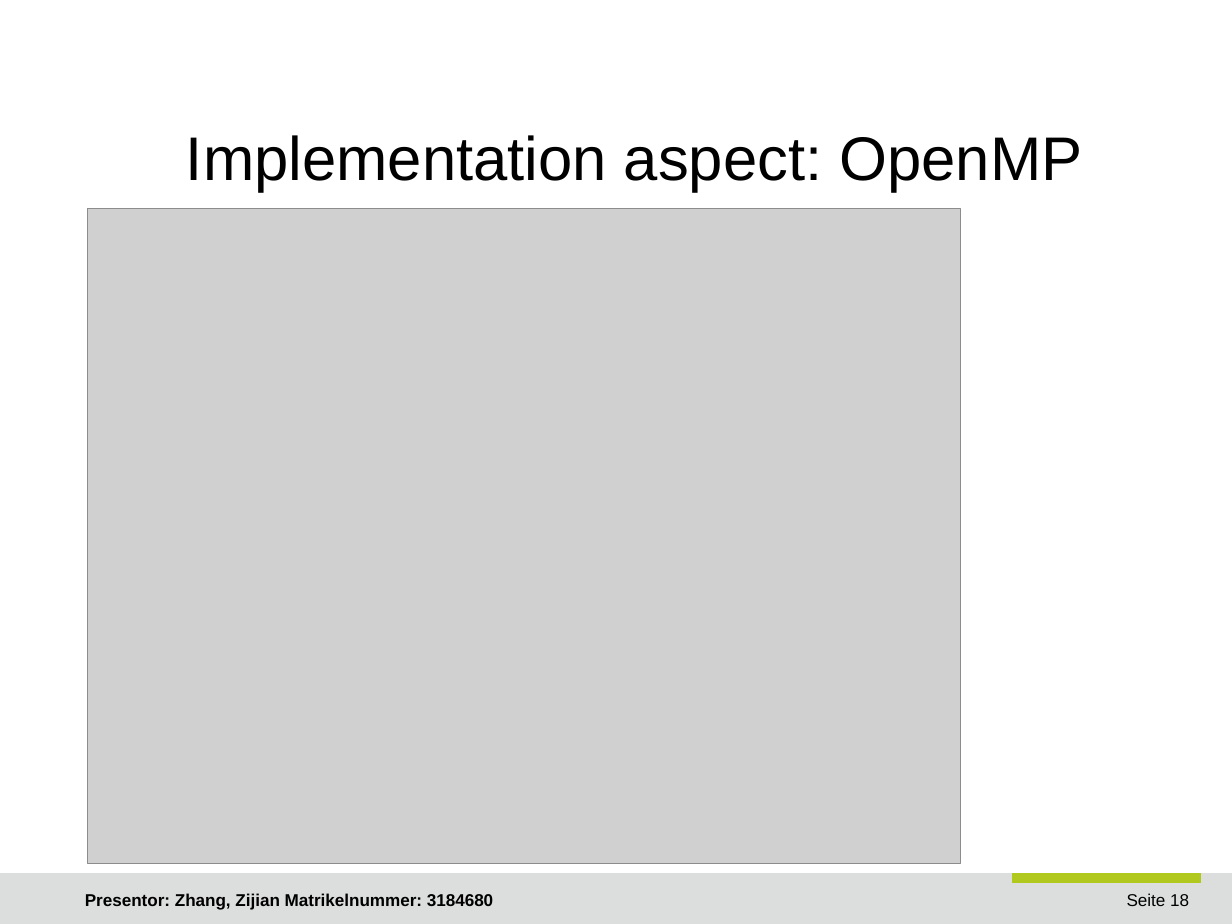
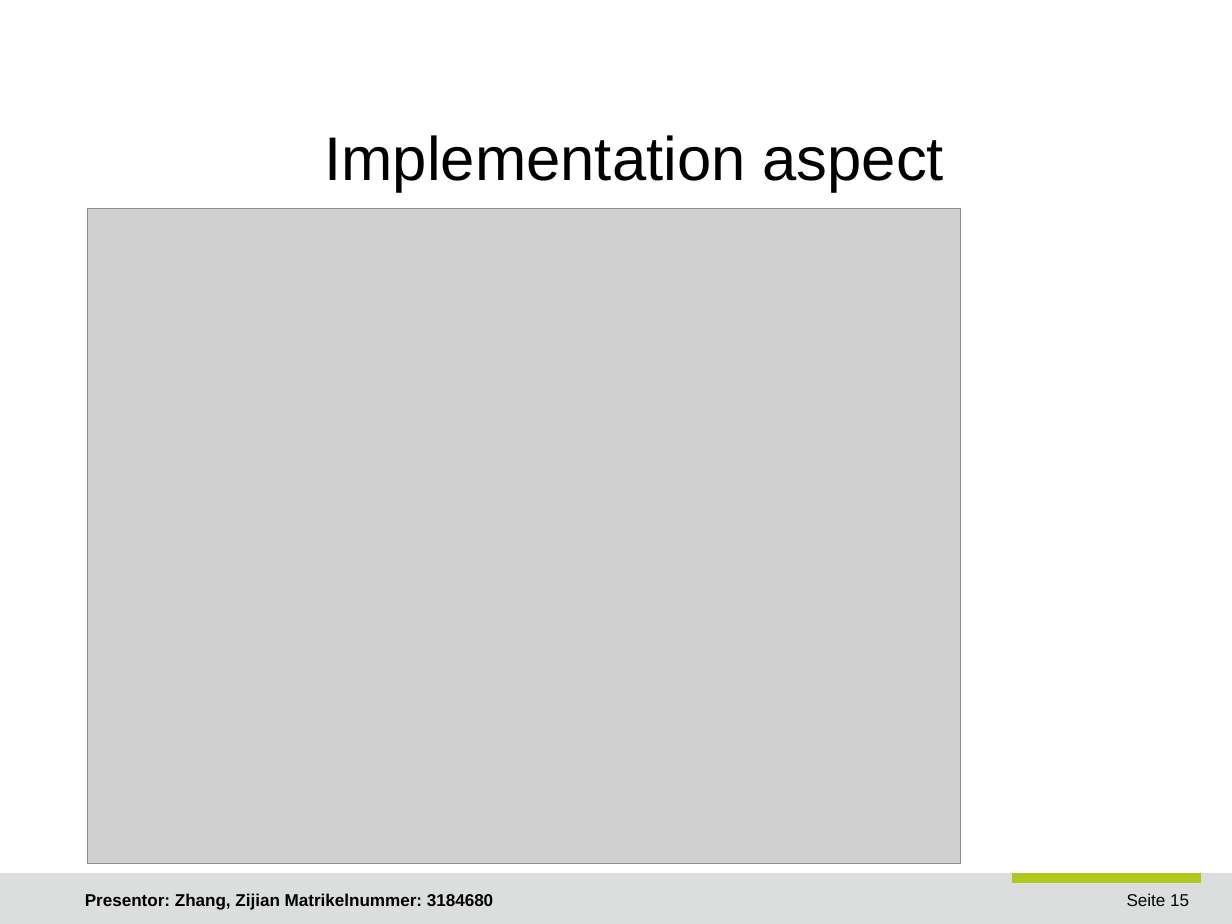
Before and after one commit to JoshuaGhost/hpc_data, a slide deck: slide 15 of presentation/Zhang_Zijian_HPC.odp (slide 18 before the commit). Drawn at 1232x924 pixels with LibreOffice and Linux fonts; fonts in the diff are those of the drawing; grey boxes stand for pictures; background and template pictures are left out. Boxes give left, top, right and bottom in pixels: in the first picture for what was removed or moved away, otherwise in the second. Text is boxed around its words. In the diff, an @@ line names an element or a change of style, - is before the commit and + after.

```diff
--- a/presentation/Zhang_Zijian_HPC.odp
+++ b/presentation/Zhang_Zijian_HPC.odp
@@ title at bbox=[325, 135, 944, 192]: text changed @@
-Implementation aspect: OpenMP
+Implementation aspect
@@ page number at bbox=[1127, 893, 1189, 906]: text changed @@
-Seite 18
+Seite 15
```
Also in this commit, not shown: 1 other slide changed, 3 slides removed, 24 other files.
